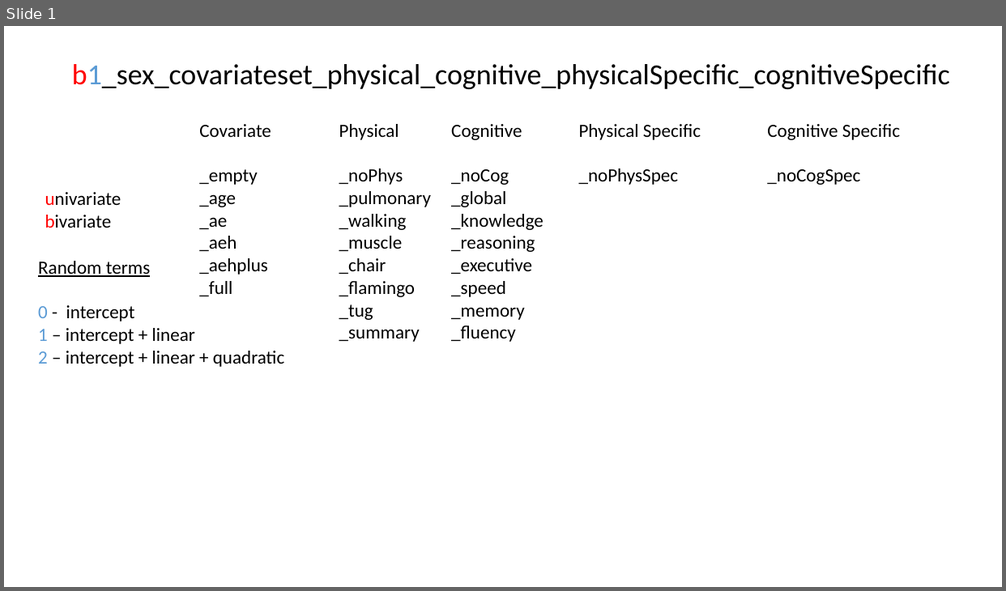
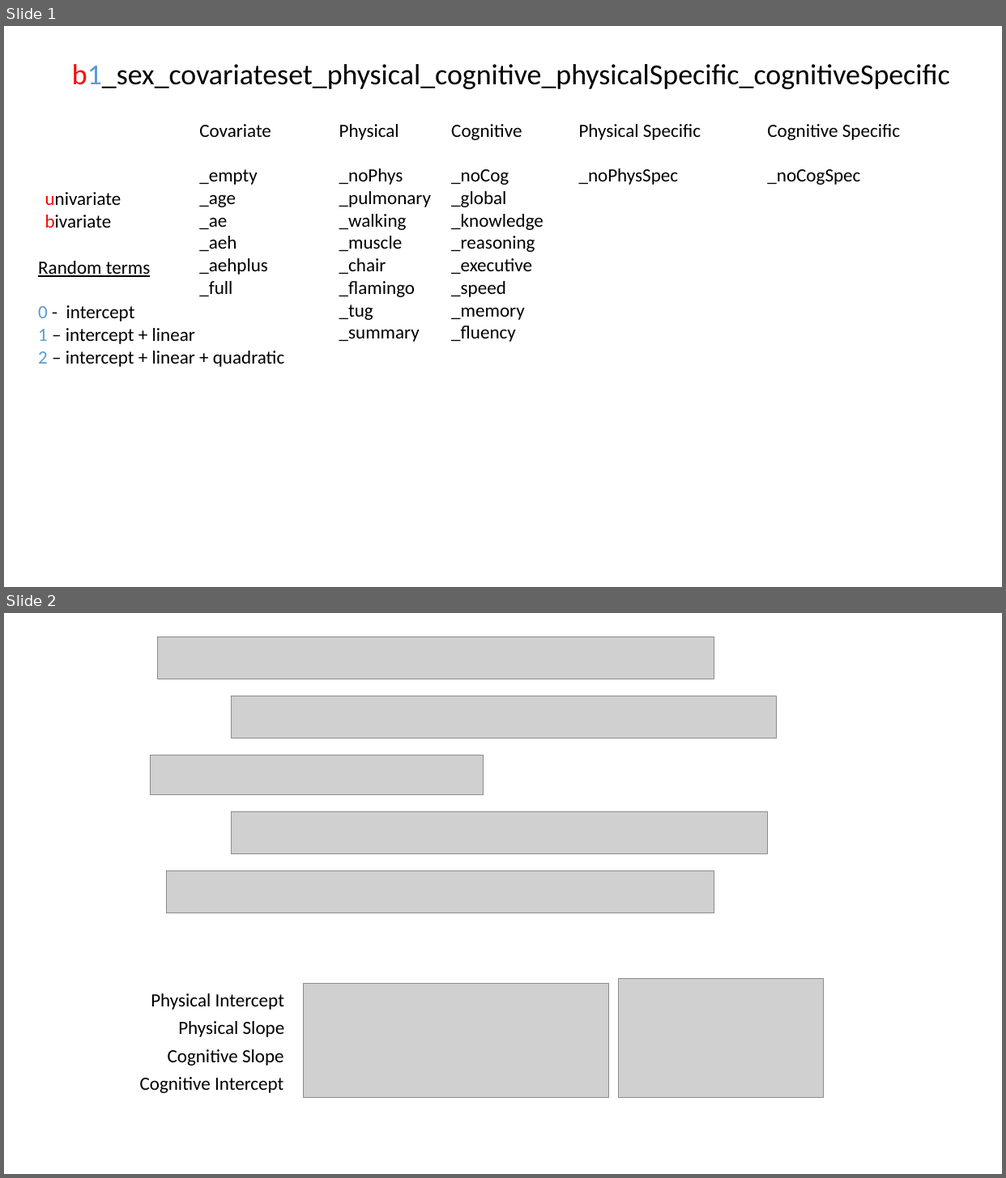
Before and after one commit to IALSA/IALSA-2015-Portland, a slide deck: libs/materials/naming_convention.pptx. Shown one above the other, each under a label of ours: slide 1 before the commit, slides 1 and 2 after it. The pictures are 1006x591 and 1006x1178 pixels, drawn with LibreOffice and Linux fonts; fonts in the diff are those of the drawing; grey boxes stand for pictures. Boxes give left, top, right and bottom in pixels: in the first picture for what was removed or moved away, otherwise in the second. Text is boxed around its words. In the diff, an @@ line names an element or a change of style, - is before the commit and + after.

```diff
--- a/libs/materials/naming_convention.pptx
+++ b/libs/materials/naming_convention.pptx
@@ slide 2 added at (x1=4, y1=613, x2=1002, y2=1174), background #FFFFFF @@
@@ group added at (x1=150, y1=637, x2=777, y2=914): 5 pictures @@
@@ group added at (x1=140, y1=978, x2=824, y2=1098): 4 texts, 2 pictures @@
+Physical Intercept
+Physical Slope
+Cognitive Intercept
+Cognitive Slope
```
Also in this commit, not shown: 1 other slide added, 6 other files.
